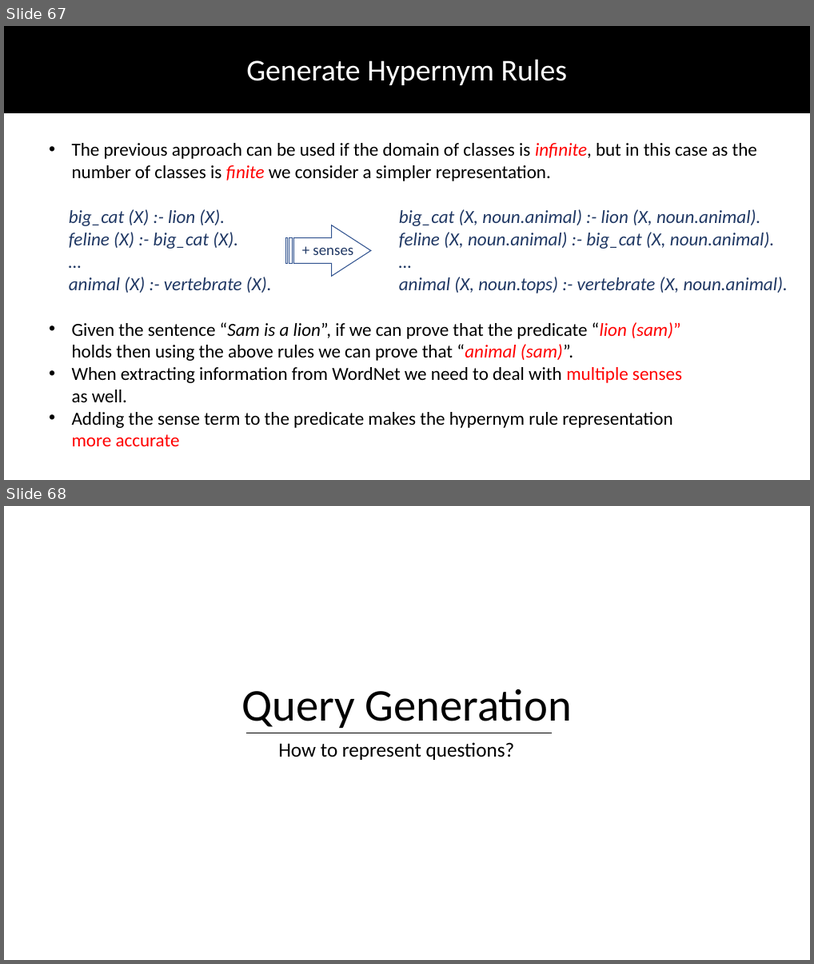
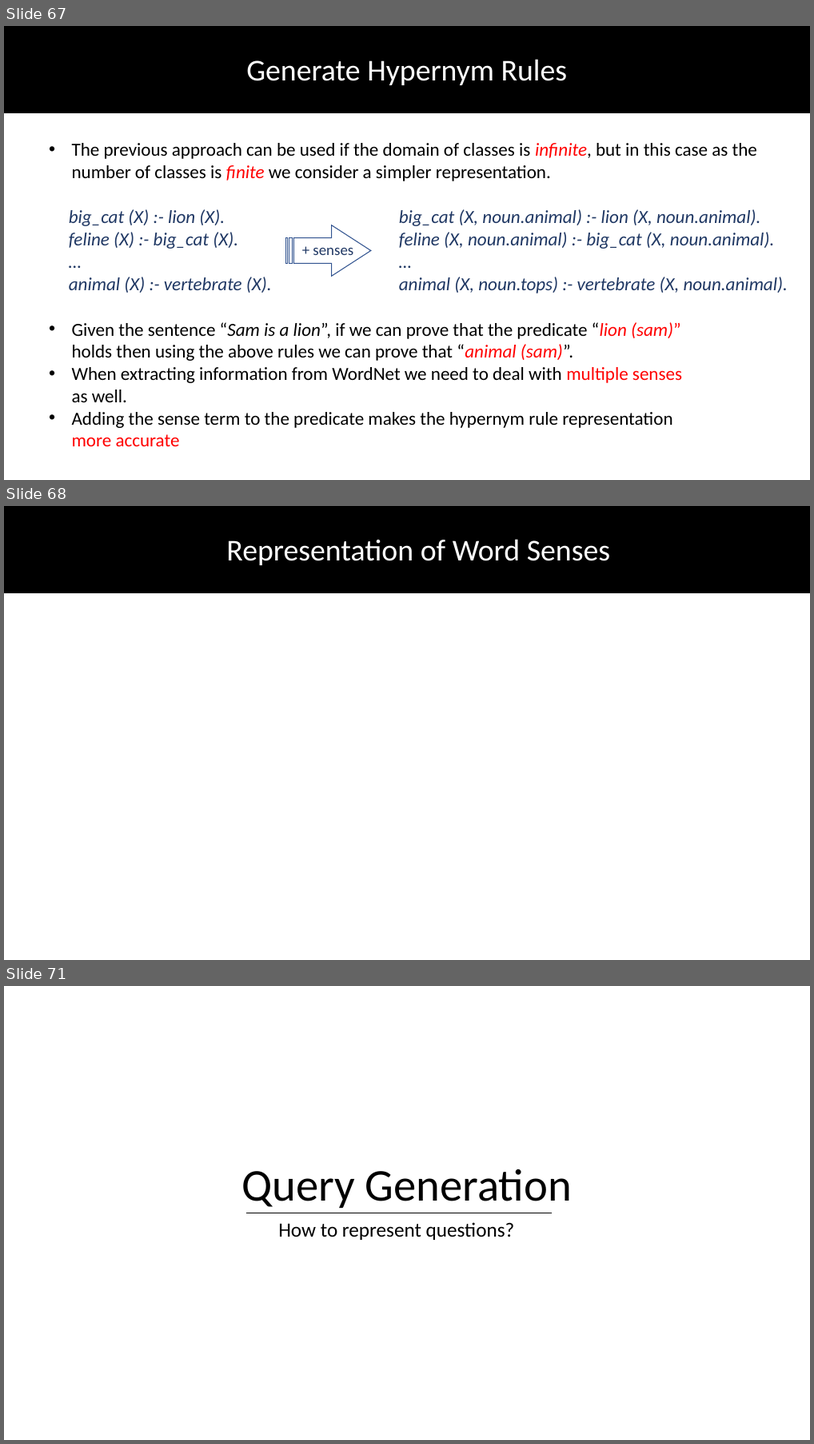
Before and after one commit to DhruvaPendharkar/thesis-project, a slide deck: Notes/ThesisPresentation.pptx. Shown one above the other, each under a label of ours: slides 67 and 68 before the commit, slides 67, 68 and 71 after it; the slides between them are not shown. The pictures are 814x964 and 814x1444 pixels, drawn with LibreOffice and Linux fonts; fonts in the diff are those of the drawing. Boxes give left, top, right and bottom in pixels: in the first picture for what was removed or moved away, otherwise in the second. Text is boxed around its words. In the diff, an @@ line names an element or a change of style, - is before the commit and + after.

```diff
--- a/Notes/ThesisPresentation.pptx
+++ b/Notes/ThesisPresentation.pptx
@@ slide 68 added at (4,506,810,960), background #FFFFFF @@
@@ rectangle added at (4,506,810,592), fill #000000, outline #000000 1 pt @@
@@ text added at (226,539,610,565), 36 pt, text #FFFFFF @@
+Representation of Word Senses
@@ what was slide 68 is now slide 71 @@
```
Also in this commit, not shown: 1 slide changed, 8 other slides added.
